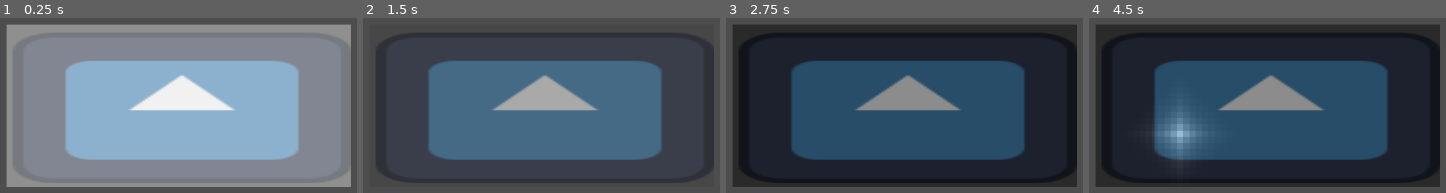
Above: before the commit, frames 1-4 (left to right).
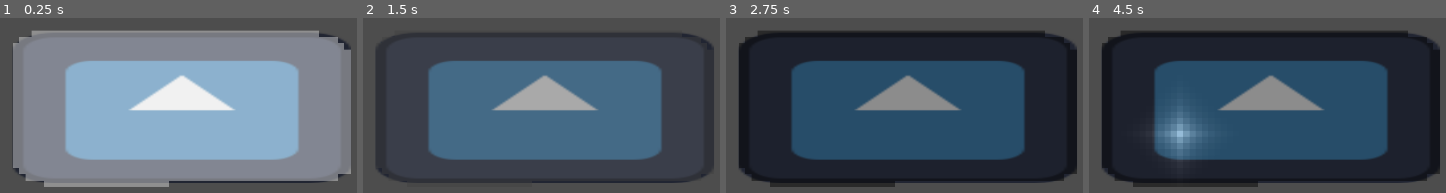
Above: after the commit, the same moments.

Repository: freesstylers/FreshFreakyFish
Game: Godot game, scene res://Scenes/Environment/WaterBody.tscn
Two runs of this game, one before a commit and one after it. Both use one fixed random seed, a clock stepped at 60 frames per second and the inputs below. The project has no main scene, so this scene is started directly. The engine's default icon, where the game draws it, is replaced by a stand-in: a white triangle on a blue panel in a dark square.
Inputs (mouse positions are in pixels of both pictures, inside the frame that each line leads up to):
- Up to frame 1 (0.25 s): no input
- Up to frame 2 (1.5 s): tap Enter at 0.5 s; move the mouse to (outside the picture) at 0.52 s; click (outside the picture) at 0.67 s; tap Space at 1.25 s; move the mouse to (outside the picture) at 1.27 s; click (outside the picture) at 1.42 s
- Up to frame 3 (2.75 s): tap Enter at 2 s; move the mouse to (outside the picture) at 2.02 s; click (outside the picture) at 2.17 s
- Up to frame 4 (4.5 s): tap Space at 2.75, 4.25 s; move the mouse to (outside the picture) at 2.77 s; click (outside the picture) at 2.92 s; tap Enter at 3.5 s; move the mouse to (outside the picture) at 3.52 s; click (outside the picture) at 3.67 s; move the mouse to (1181, 131) at 4.27 s; click (1181, 131) at 4.42 s

The runs differ from the first frame. In frame 1, 8.8% of the frame differs, in the area x 1-99%, y 3-97%; in frame 2, less than 0.1%; in frame 3, 6.8%; in frame 4, 6.8%.

Commit message:
Los sensores se ajustan tan solo al area del cuerpo de agua

Diff:
--- a/Scripts/Environment/WaterBody.gd
+++ b/Scripts/Environment/WaterBody.gd
@@ -9,13 +9,14 @@
 @onready var NodesPool = $NodesPool
 @onready var WaterSensorTopLeftSpawnLimit = $TopLeftLimit
 @onready var WaterSensorBottomRightSpawnLimit = $BottomRightLimit
+@onready var areaPolygon : CollisionPolygon2D = $WaterBodyArea/CollisionPolygon2D
 
 var sensor_grid = []
 
 func _ready():
 	prepare_activity_area()
 	connect_sensor_neighbors()
-	set_process_input(true)
+	disable_sensors_outside_of_water_body()
 
 func _input(event):
 	if event is InputEventMouseButton:
@@ -82,6 +83,14 @@
 
 			sensor_grid[row][col].set_neighboring_areas(above_sensor, below_sensor, left_sensor, right_sensor)
 
+func disable_sensors_outside_of_water_body():
+	for row in sensor_grid:
+		for sensor in row:
+			if is_point_inside_polygon(sensor.global_position):
+				sensor.visible = true
+			else:
+				sensor.visible = false
+
 func spread_water_drop(start_row: int, start_col: int, force: float):
 	var queue = []
 	queue.append({r = start_row, c = start_col, f = force})
@@ -113,3 +122,13 @@
 					#Only if not visited yet
 					if not visited[n_row][n_col] and queue_elem.f * FadeFactor > 0.1:
 						queue.append({r = n_row, c = n_col, f = queue_elem.f * FadeFactor})
+
+func is_point_inside_polygon(point: Vector2) -> bool:
+	var polygonVertices = areaPolygon.polygon
+	var transform = areaPolygon.global_transform
+	var vertices_global_positions = []
+	for local_point in polygonVertices:
+		var global_point = transform.origin + transform.basis_xform(local_point)
+		vertices_global_positions.append(global_point)
+	# Check if the point is inside the polygon
+	return Geometry2D.is_point_in_polygon(point, vertices_global_positions)
